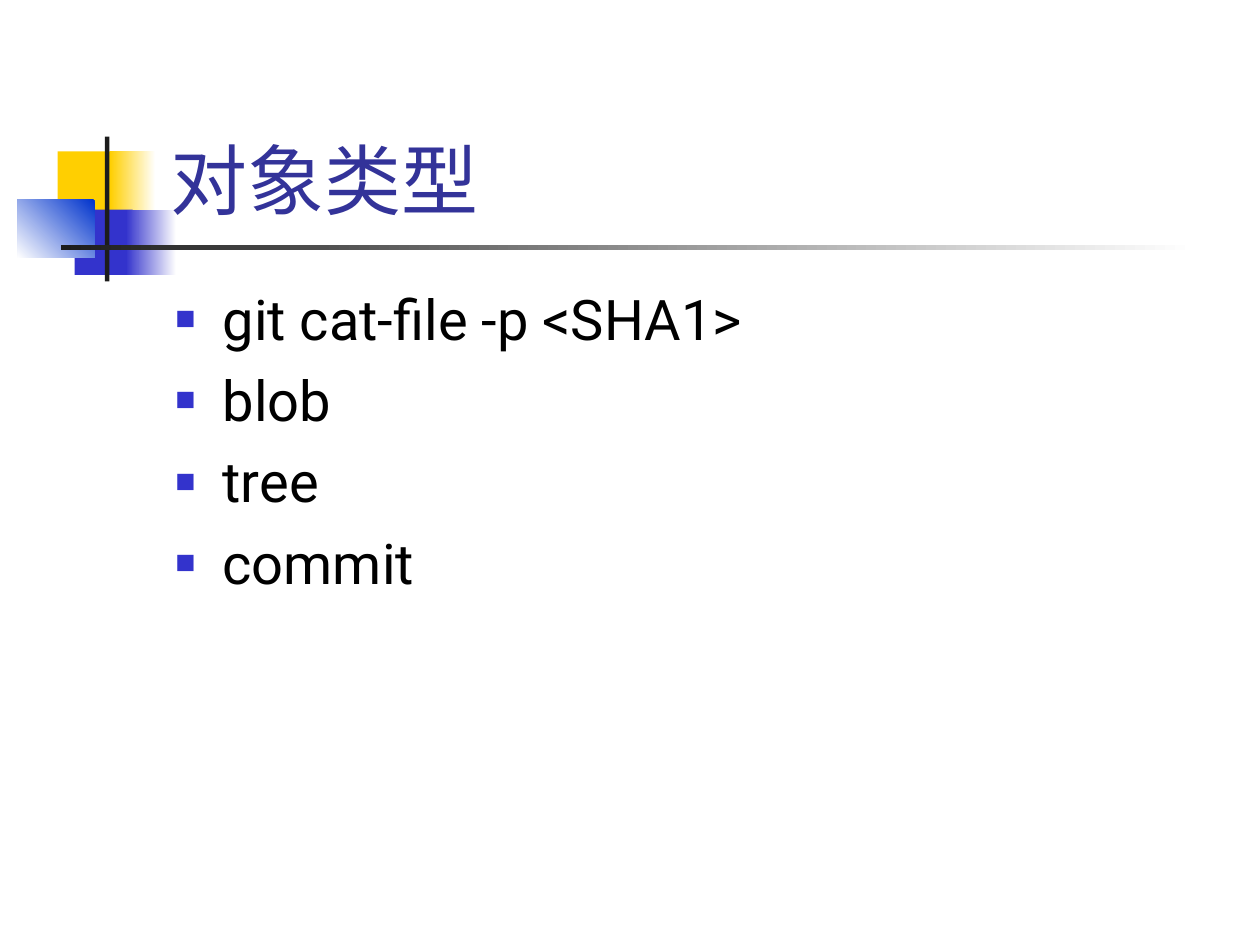
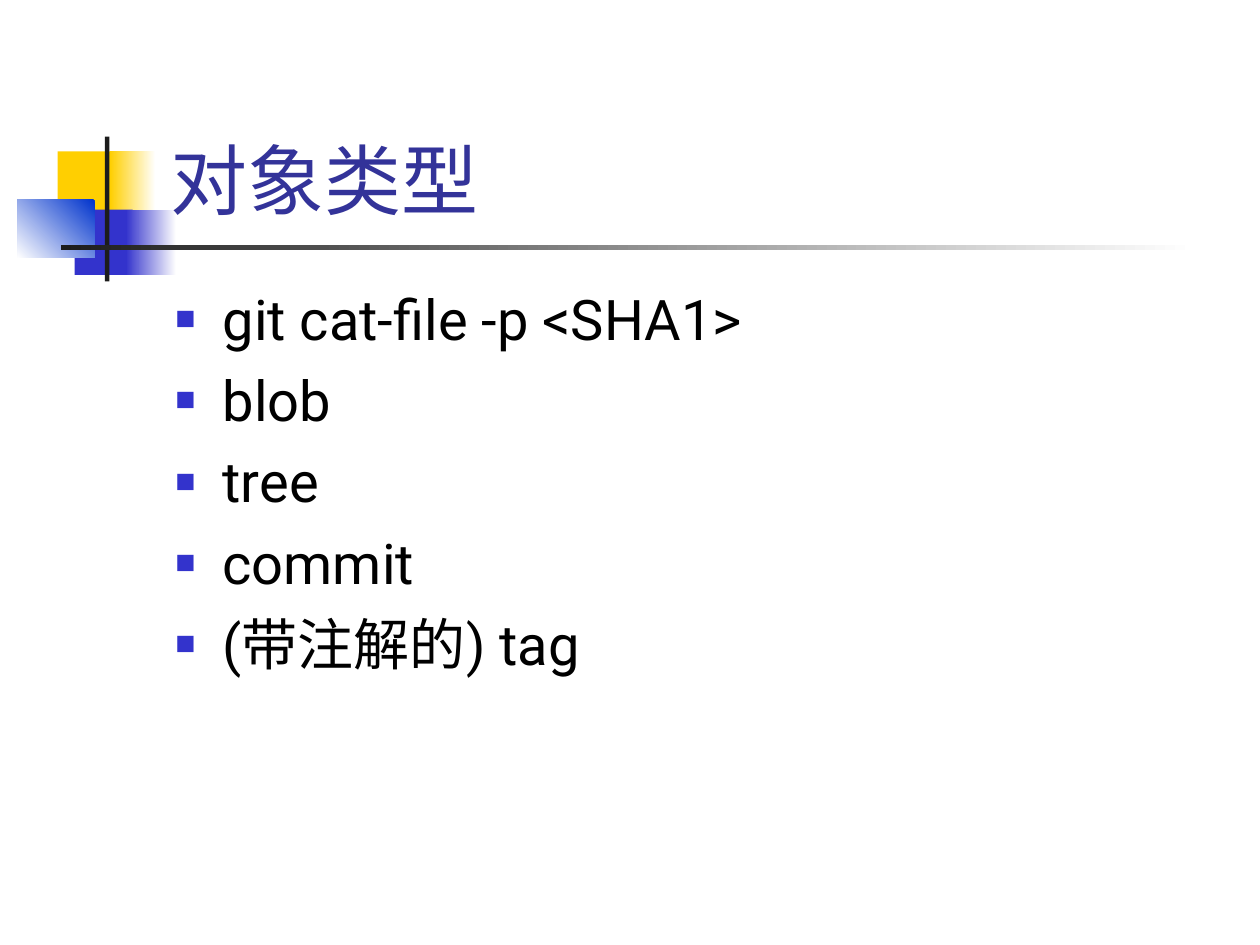
Before and after one commit to hanyong/git-inner-and-use, a slide deck: slide 21 of git-inner-and-use.ppt. Drawn at 1260x945 pixels with LibreOffice and Linux fonts; fonts in the diff are those of the drawing. Boxes give left, top, right and bottom in pixels: in the first picture for what was removed or moved away, otherwise in the second. Text is boxed around its words. In the diff, an @@ line names an element or a change of style, - is before the commit and + after.

```diff
--- a/git-inner-and-use.ppt
+++ b/git-inner-and-use.ppt
@@ text at (223,618,579,678): paragraph added @@
+■ (带注解的) tag
```
Also in this commit, not shown: 3 other slides changed, 3 slides added, 1 slide removed.
